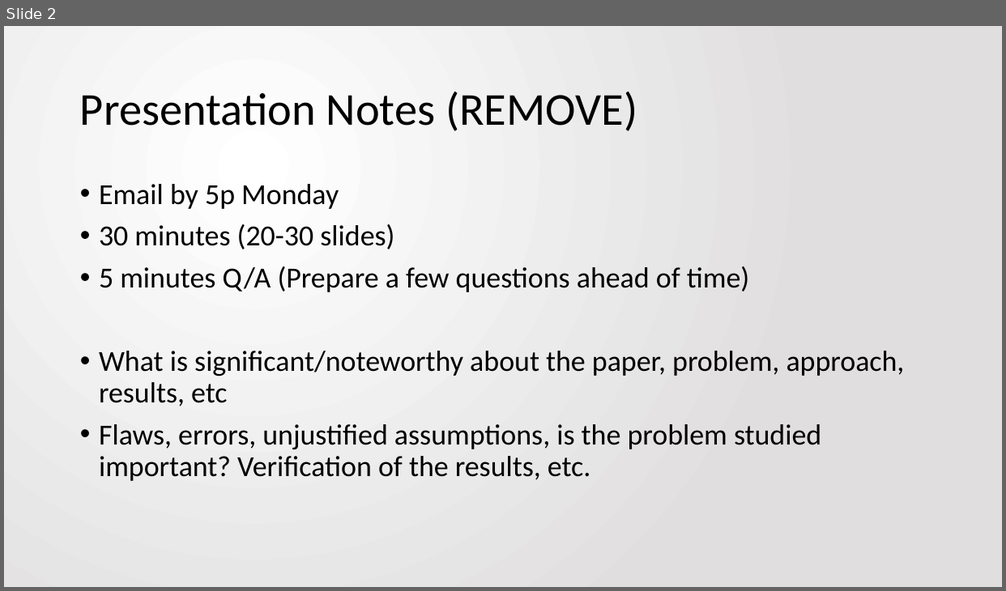
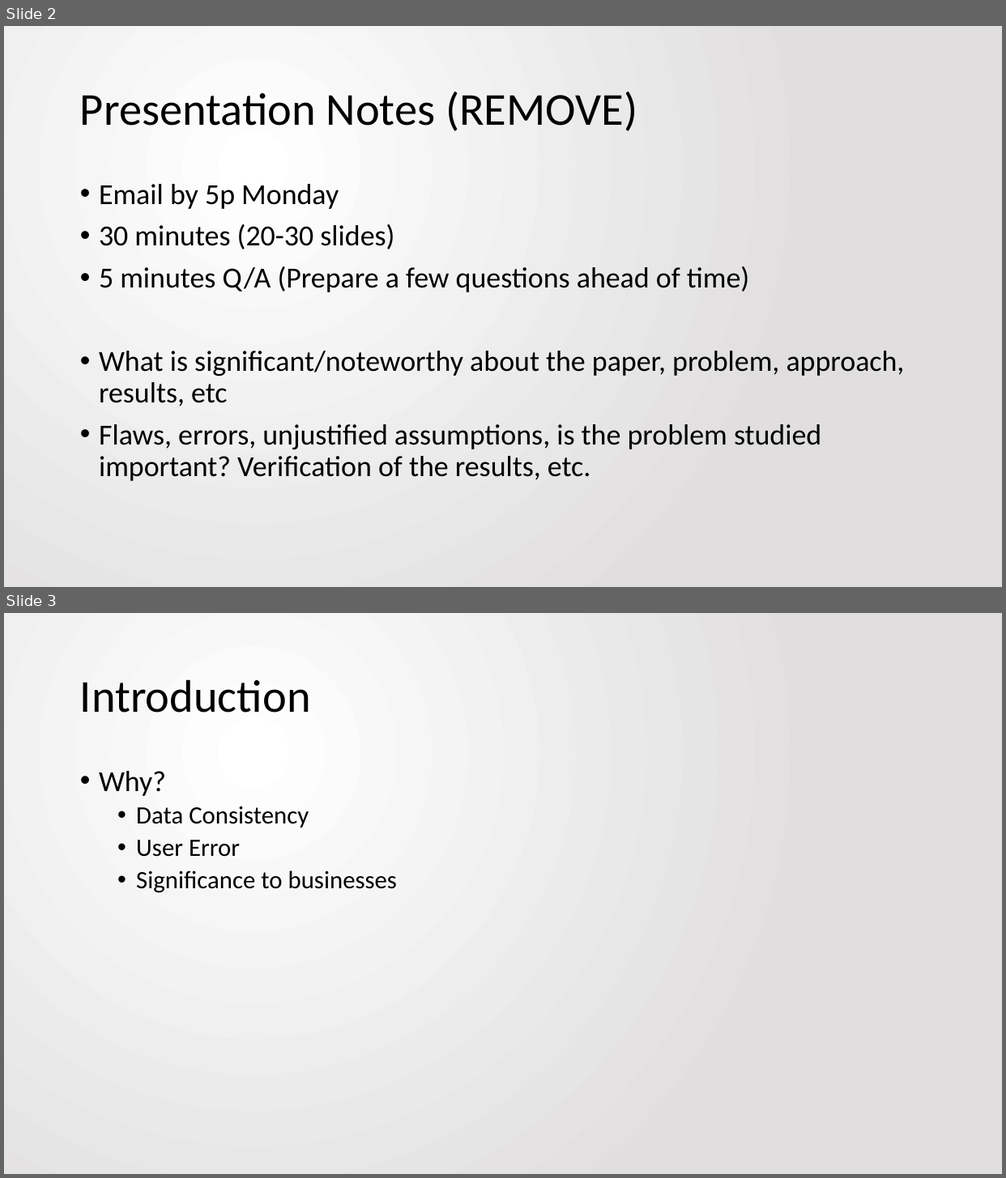
Before and after one commit to jbfitz/EECS405, a slide deck: Paper Presentation/EECS405.PattersonFitzpatrick.PaperPresentation.pptx. Shown one above the other, each under a label of ours: slide 2 before the commit, slides 2 and 3 after it. The pictures are 1006x591 and 1006x1178 pixels, drawn with LibreOffice and Linux fonts; fonts in the diff are those of the drawing. Boxes give left, top, right and bottom in pixels: in the first picture for what was removed or moved away, otherwise in the second. Text is boxed around its words. In the diff, an @@ line names an element or a change of style, - is before the commit and + after.

```diff
--- a/Paper Presentation/EECS405.PattersonFitzpatrick.PaperPresentation.pptx
+++ b/Paper Presentation/EECS405.PattersonFitzpatrick.PaperPresentation.pptx
@@ slide 3 added at [4, 613, 1002, 1174], background gradient #FFFFFF to #E1DFDF @@
@@ title added at [80, 679, 311, 713], 44 pt, text #000000 @@
+Introduction
@@ text added at [99, 771, 397, 893], 24 pt, text #000000 @@
+• Why?
+  • Data Consistency
+  • User Error
+  • Significance to businesses
```
Also in this commit, not shown: 4 other slides added, 1 other file.
